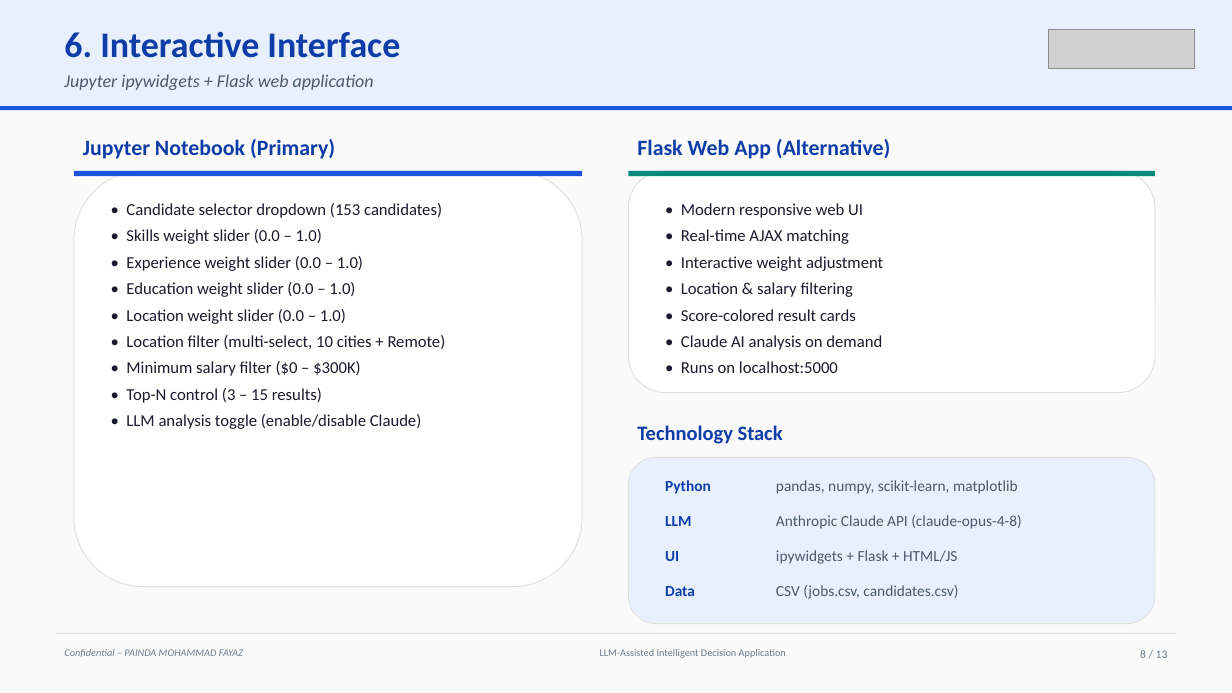
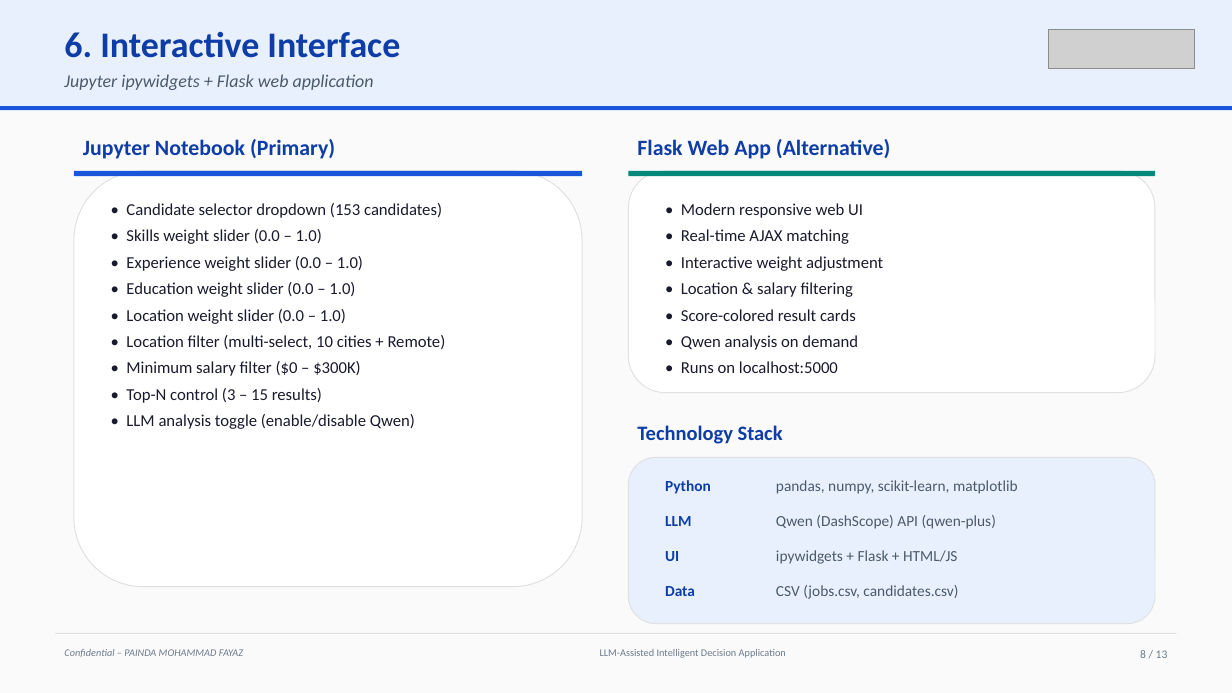
Before and after one commit to fayazpainda/job-matching, a slide deck: slide 8 of Final_Project_Presentation.pptx. Drawn at 1232x693 pixels with LibreOffice and Linux fonts; fonts in the diff are those of the drawing; grey boxes stand for pictures. Boxes give left, top, right and bottom in pixels: in the first picture for what was removed or moved away, otherwise in the second. Text is boxed around its words. In the diff, an @@ line names an element or a change of style, - is before the commit and + after.

Commit message:
Switch LLM provider from Anthropic Claude to Qwen (DashScope)
- Notebook uses the openai SDK against the OpenAI-compatible DashScope
  endpoint; llm_explain_match now calls chat.completions (mock fallback kept)
- requirements: anthropic -> openai
- .env/.env.example: DASHSCOPE_API_KEY + LLM_BASE_URL + LLM_MODEL (qwen-plus)
- Scrub Claude/Anthropic references from notebook, README, and slides
- Regenerate Final_Project_Presentation.pptx
- Ignore PowerPoint ~$ lock files

```diff
--- a/Final_Project_Presentation.pptx
+++ b/Final_Project_Presentation.pptx
@@ text at (x1=681, y1=335, x2=858, y2=350): text changed @@
-• Claude AI analysis on demand
+• Qwen analysis on demand
@@ text at (x1=126, y1=414, x2=415, y2=429): text changed @@
-• LLM analysis toggle (enable/disable Claude)
+• LLM analysis toggle (enable/disable Qwen)
@@ text at (x1=776, y1=515, x2=996, y2=529): text changed @@
-Anthropic Claude API (claude-opus-4-8)
+Qwen (DashScope) API (qwen-plus)
```
Also in this commit, not shown: 6 other slides changed, 6 other files.
